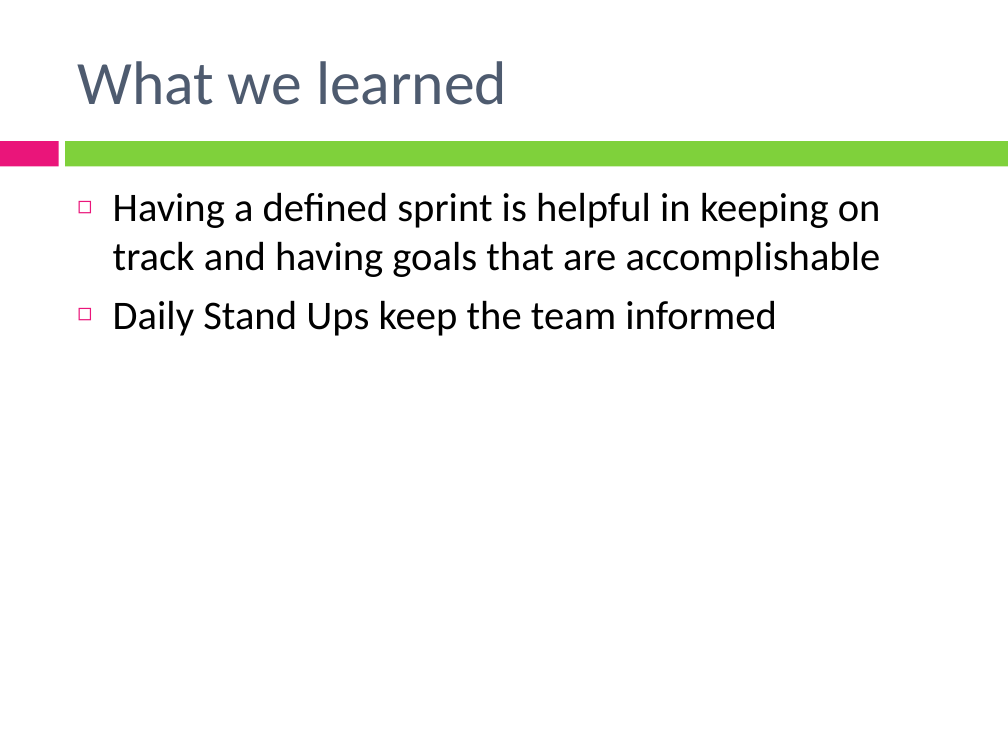
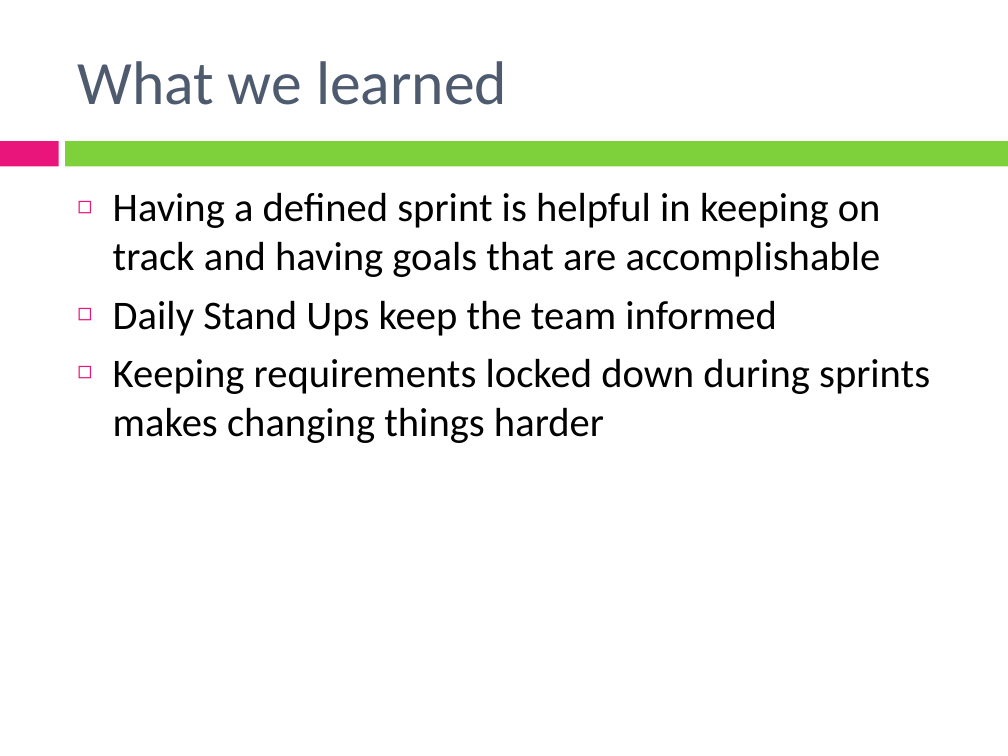
Before and after one commit to HusseinHajj/groupb-tetris, a slide deck: slide 12 of SCRUM_TeamB.pptx. Drawn at 1008x756 pixels with LibreOffice and Linux fonts; fonts in the diff are those of the drawing. Boxes give left, top, right and bottom in pixels: in the first picture for what was removed or moved away, otherwise in the second. Text is boxed around its words. In the diff, an @@ line names an element or a change of style, - is before the commit and + after.

```diff
--- a/SCRUM_TeamB.pptx
+++ b/SCRUM_TeamB.pptx
@@ text at bbox=[113, 358, 930, 443]: paragraph added @@
+◻ Keeping requirements locked down during sprints makes changing things harder
```
